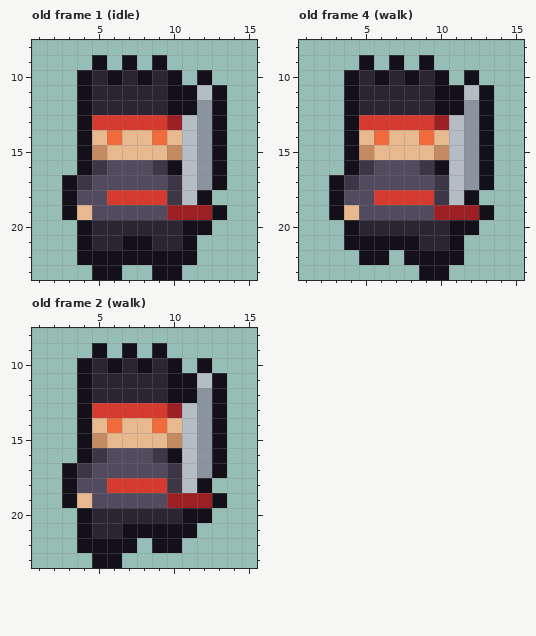
One commit to this pixel-art file: art/bodies/demonic.aseprite. The picture above is the old version.
16x24 pixels, 22 frames. Shown: old frame 1 (idle): x 1..15, y 8..23; old frame 4 (walk): x 1..15, y 8..23; old frame 2 (walk): x 1..15, y 8..23. The commit also changed other frames, which this record leaves out.
Once edited:
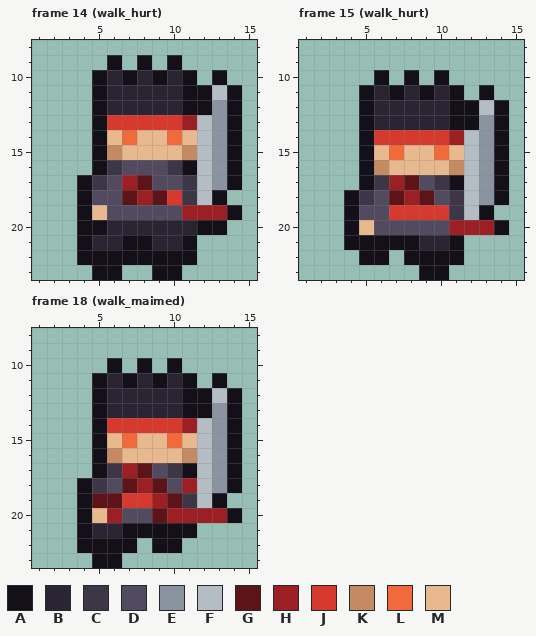
Palette (. is transparent): A #14101a  B #2a2433  C #3d3647  D #524a5e  E #8a94a0  F #b4bcc4  G #5c1418  H #9c1f24  J #d63a2f  K #c48a62  L #f06a3c  M #e8b98e
A new or re-ordered frame is compared with the old frame closest to it.
Diff:
frames 22 -> 42
Changed rows in their new state; - is an unchanged pixel.
Frame 14 (walk_hurt) is new; against old frame 1 (idle):
first column x 3:
 9 --.A.A.A----
10 -.ABABABA.A-
11 -.A----B-AFA
12 -.A----B-AEA
13 -.A----JHFEA
14 -.AML-MLMFEA
15 -.AK---MKFEA
16 -.AC--DCAFEA
17 .AC-HG-DCFEA
18 .A-DGHGJCFA-
19 .AM----D--HA
20 --A-----B-A-
Frame 15 (walk_hurt) is new; against old frame 4 (walk):
first column x 3:
 9 --.-.-.-----
10 -..-.-.--.--
11 -.A-A-AB-.--
12 -.A----B-AFA
13 -.ABBBBBAAEA
14 -.AJJJJJHFEA
15 -.A-L--LMFEA
16 -.AKMMMMKFEA
17 ..ACHG--AFEA
18 .ACDGHGDCFEA
19 .A--JJJJCF--
20 --MDDDDDHHHA
Frame 18 (walk_maimed) is new; against old frame 2 (walk):
first column x 3:
 9 --.-.-.-----
10 -..-.-.--.--
11 -.A-A-AB-.--
12 -.A----B-AFA
13 -.ABBBBBAAEA
14 -.AJJJJJHFEA
15 -.A-L--LMFEA
16 -.AKMMMMKFEA
17 ..ACHG--AFEA
18 .ACDGHGDHFEA
19 .AGGJJHGCF--
20 --MHDDGHHHHA
Changed places in both pictures, as pixel boxes (x1, y1, x2, y2):
changed: (62, 55, 242, 235)
changed: (329, 55, 509, 235)
changed: (62, 343, 242, 523)
